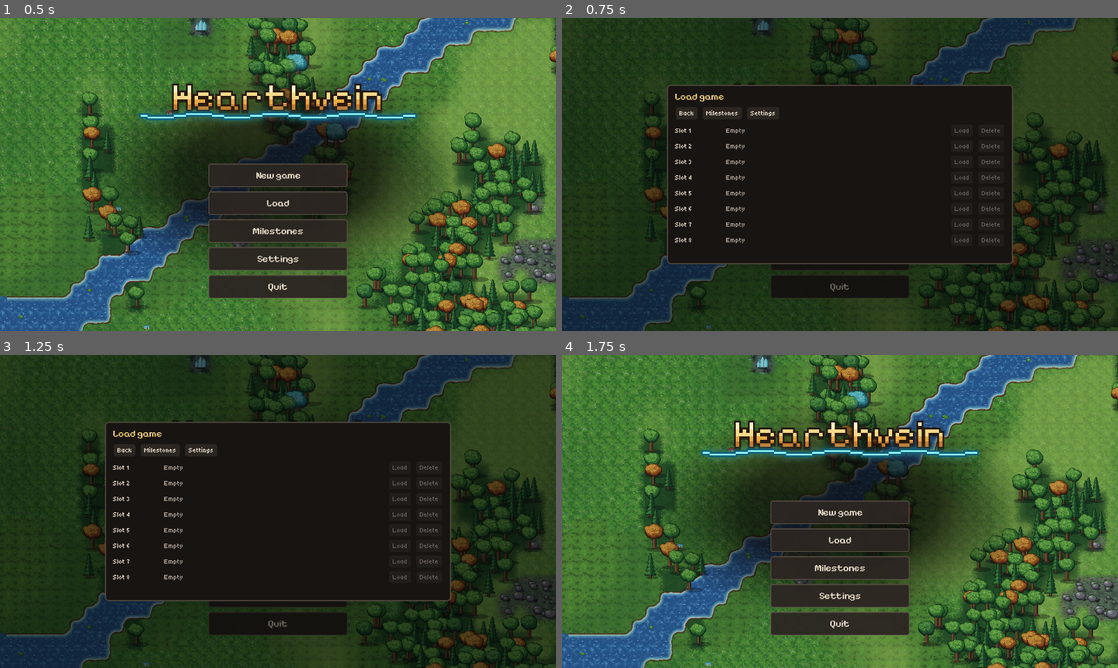
Above: before the commit, frames 1-4 (two rows, left to right).
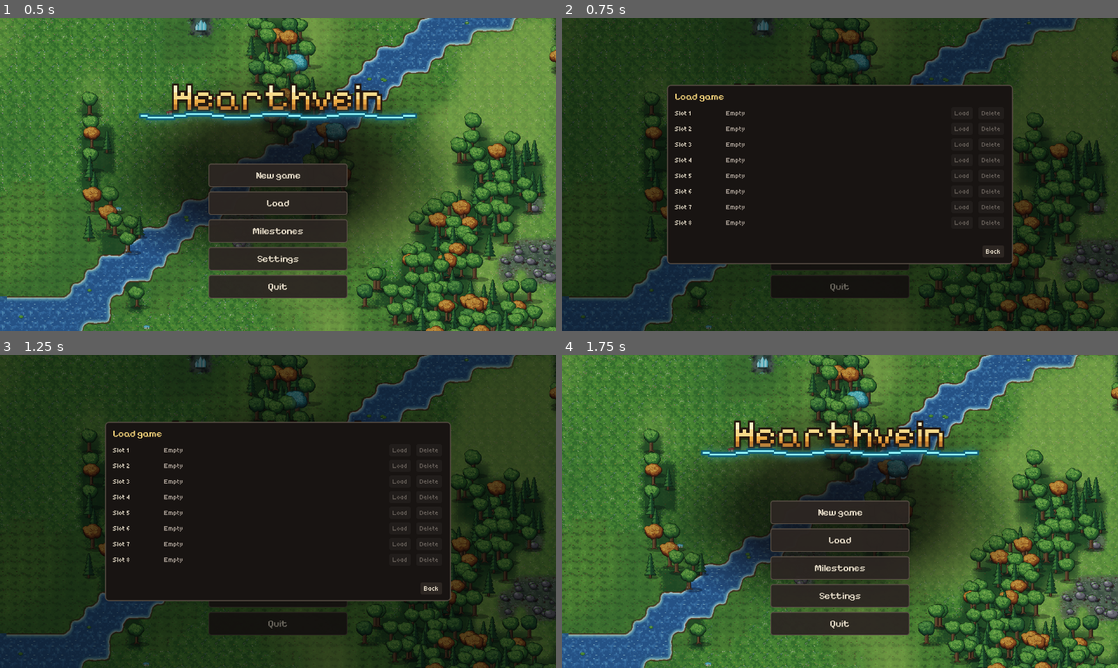
Above: after the commit, the same moments.

Repository: LastNyx/hearthvein
Game: Godot game, scene res://ui/main.tscn
Two runs of this game, one before a commit and one after it. Both use one fixed random seed, a clock stepped at 60 frames per second and the inputs below.
Inputs:
- Up to frame 1 (0.5 s): no input
- Up to frame 2 (0.75 s): click "Load" at 0.5 s
- Up to frame 3 (1.25 s): no input
- Up to frame 4 (1.75 s): click "Back" at 1.25 s

Frame 1 is identical in both runs. In frame 2, 1.1% of the frame differs, in the area x 20-79%, y 29-76%; in frame 3, 1.1%; in frame 4, nothing differs.

Commit message:
Esc becomes the pause menu: Resume, Save, Load, Settings, Help, Milestones, Main menu, Quit (80-pause-menu.md)

Diff:
--- a/test/test_end_screen.gd
+++ b/test/test_end_screen.gd
@@ -127,3 +127,14 @@
 	await wait_process_frames(2)
 	assert_false(main.end_screen.is_open())
 	assert_false(get_tree().paused)
+
+
+func test_loss_screen_quit_goes_to_the_title() -> void:
+	var main := _main()
+	await wait_process_frames(2)
+	main.settlement.events.emit("campaign_lost", {})
+	main.end_screen.press("quit")
+	await wait_process_frames(2)
+	assert_eq(main.state, main.State.TITLE)
+	assert_false(main.end_screen.is_open())
+	assert_false(get_tree().paused)
--- a/test/test_save_menu.gd
+++ b/test/test_save_menu.gd
@@ -210,3 +210,104 @@
 	assert_false(get_tree().paused)
 	assert_eq(main.settlement.clock.total_hours, other.clock.total_hours)
 	assert_same(main.hud_model.s, main.settlement)
+
+
+# ---------------------------------------------------------------- ticket 80: the pause menu
+
+func _press(menu: SaveMenu, id: String) -> void:
+	var b := menu.find_child(id, true, false) as Button
+	assert_not_null(b, id)
+	assert_true(b.is_visible_in_tree(), id + " visible")
+	b.pressed.emit()
+
+
+func _slot_buttons(menu: SaveMenu, text: String) -> Array:
+	return menu.find_children("*", "Button", true, false).filter(
+			func(b: Button) -> bool: return b.text == text and b.name.begins_with("@"))
+
+
+func test_rows_in_save_mode_skip_autosaves() -> void:
+	slots.autosave(s)
+	assert_eq(m.rows("save").size(), 8)
+	assert_eq(m.rows("load").size(), 9)
+	assert_eq(m.rows("load")[0]["kind"], "auto")
+	assert_eq(m.rows("save")[0]["kind"], "manual")
+
+
+func test_pause_menu_buttons_and_slot_lists() -> void:
+	var main := _main(dir)
+	main.settings_path = dir + ".cfg"
+	await wait_process_frames(2)
+	var menu: SaveMenu = main.menu
+	main.slots.autosave(main.settlement)
+	menu.open()
+	for id in ["Resume", "Save", "Load", "Settings", "Milestones", "MainMenu", "Quit"]:
+		assert_true((menu.find_child(id, true, false) as Button).is_visible_in_tree(), id)
+	assert_false((menu.find_child("Help", true, false) as Button).visible, "Help hidden until ticket 85 connects it")
+	# Save: manual slots only, no Load buttons
+	_press(menu, "Save")
+	assert_eq(_slot_buttons(menu, "Save").size(), 8)
+	assert_eq(_slot_buttons(menu, "Load").size(), 0)
+	_slot_buttons(menu, "Save")[2].pressed.emit()
+	assert_true(FileAccess.file_exists(dir.path_join("slot_2.dat")), "Save writes the slot")
+	# Back returns to the button column; Load: autosave + 8 slots
+	menu.hide_slots()
+	_press(menu, "Load")
+	assert_eq(_slot_buttons(menu, "Load").size(), 9)
+	assert_eq(_slot_buttons(menu, "Save").size(), 0)
+	menu.hide_slots()
+	_press(menu, "Milestones")
+	assert_true(menu.find_child("Count", true, false).is_visible_in_tree())
+	menu.hide_milestones()
+	_press(menu, "Settings")
+	assert_true(menu.settings_panel.is_visible_in_tree())
+	menu.hide_settings()
+	_press(menu, "Resume")
+	assert_false(menu.is_open())
+	assert_false(get_tree().paused)
+
+
+func test_help_button_shows_once_connected_and_emits() -> void:
+	var main := _main(dir)
+	await wait_process_frames(2)
+	var got := [0]
+	main.menu.help_requested.connect(func() -> void: got[0] += 1)
+	main.menu.open()
+	_press(main.menu, "Help")
+	assert_eq(got[0], 1)
+
+
+func test_main_menu_button_autosaves_and_returns_to_title() -> void:
+	var main := _main(dir)
+	await wait_process_frames(2)
+	main.menu.open()
+	_press(main.menu, "MainMenu")
+	await wait_process_frames(2)
+	assert_eq(main.state, main.State.TITLE)
+	assert_false(main.menu.is_open())
+	assert_false(get_tree().paused)
+	assert_eq(SaveSlots.new(dir).latest_auto(), 0, "an autosave was written")
+
+
+func test_quit_button_autosaves_then_quits() -> void:
+	var main := _main(dir)
+	await wait_process_frames(2)
+	var quit := [0]
+	main.quit_fn = func() -> void: quit[0] += 1
+	main.menu.open()
+	_press(main.menu, "Quit")
+	assert_eq(quit[0], 1)
+	assert_eq(SaveSlots.new(dir).latest_auto(), 0, "an autosave was written")
+
+
+func test_title_load_view_lists_autosaves_and_back_closes() -> void:
+	var main := _main(dir)
+	await wait_process_frames(2)
+	main.return_to_title()  # autosaves
+	await wait_process_frames(2)
+	main.menu.open_view("load")
+	assert_true(main.menu.is_open())
+	assert_false(get_tree().paused)
+	assert_eq(_slot_buttons(main.menu, "Load").size(), 9, "the autosave and 8 slots")
+	main.menu.hide_slots()
+	assert_false(main.menu.is_open())
--- a/tools/milestone_shot.gd
+++ b/tools/milestone_shot.gd
@@ -1,7 +1,7 @@
 extends SceneTree
 ## Windowed shots of the pause menu with the new rows and the Milestones panel: godot --path . -s tools/milestone_shot.gd
 ## A few milestones reached this run, the lifetime file (a /tmp path) holding others. Writes
-## .scratch/v1/hv_46c_menu.png and hv_46c_milestones.png.
+## /tmp/hv_pause.png (the pause menu, ticket 80) and .scratch/v1/hv_46c_milestones.png.
 
 const OUT := "/home/ngeng/Proyek/hearthvein/.scratch/v1/"
 const LIFE := "/tmp/hv_milestone_shot_life.json"
@@ -39,8 +39,7 @@
 	for i in 30 * 24:
 		s.step_hours(1)
 	main.menu.open()
-	await _shoot(OUT + "hv_46c_menu.png")
-	main.menu.hide_milestones()
+	await _shoot("/tmp/hv_pause.png")  # ticket 80: the pause menu button column
 	main.menu.show_milestones()
 	await _shoot(OUT + "hv_46c_milestones.png")
 	main.menu.close()
--- a/ui/end_screen.gd
+++ b/ui/end_screen.gd
@@ -3,6 +3,9 @@
 ## Modal win / no-win / loss screen (ticket 45d). Opens on the campaign_* events (ui/main.gd wires them), pauses the
 ## scene tree like the save menu, and is built in code with the same fonts and panel look. Continue closes and
 ## unpauses; the loss screen stays up and keeps the game paused (also while the save menu is opened over it).
+
+## The loss screen's Quit: ui/main.gd returns to the title (ticket 80).
+signal title_requested
 
 var menu: SaveMenu
 var slots: SaveSlots
@@ -104,7 +107,7 @@
 			if menu != null:
 				menu.open()
 		"quit":
-			get_tree().quit()
+			title_requested.emit()
 
 
 ## The loss screen keeps the game paused even after the save menu opened over it was closed.
--- a/ui/main.gd
+++ b/ui/main.gd
@@ -23,6 +23,8 @@
 ## User settings (ticket 76); tests set a temp path before add_child. Loaded and applied in _ready, before the world.
 var settings_path: String = "user://settings.cfg"
 var settings: GameSettings
+## What quit_game() ends the program with; tests swap it so the test run survives.
+var quit_fn: Callable = func() -> void: get_tree().quit()
 var settlement: Settlement
 var hud_model: HudModel
 var registry: DataRegistry
@@ -68,6 +70,9 @@
 	add_child(end_screen)
 	end_screen.setup(menu, slots, func() -> Settlement: return settlement)
 	menu.load_requested.connect(func(_s: Settlement) -> void: end_screen.close())
+	menu.main_menu_requested.connect(return_to_title)
+	menu.quit_requested.connect(quit_game)
+	end_screen.title_requested.connect(return_to_title)
 	_build_title()
 
 
@@ -118,8 +123,17 @@
 	if state != State.GAME:
 		return
 	slots.autosave(settlement)
+	menu.close()
+	end_screen.close()
 	_free_world()
 	_build_title()
+
+
+## The pause menu's Quit: autosaves a running game, then ends the program (quit_fn is replaced in tests).
+func quit_game() -> void:
+	if state == State.GAME:
+		slots.autosave(settlement)
+	quit_fn.call()
 
 
 func _free_world() -> void:
--- a/ui/save_menu.gd
+++ b/ui/save_menu.gd
@@ -1,18 +1,26 @@
 class_name SaveMenu
 extends CanvasLayer
-## The Esc pause menu (ticket 19d): Resume, Continue (latest autosave), then the autosaves and 8 manual slots with
-## Save / Load / Delete. Styled like the HUD (same pixel fonts and panel look). Opening pauses the scene tree (this
+## The Esc pause menu (tickets 19d, 80): a column of Resume, Save, Load, Settings, Help, Milestones, Main menu, Quit.
+## Save opens the 8 manual slots, Load the autosaves and slots. Styled like the HUD (same pixel fonts and panel look). Opening pauses the scene tree (this
 ## layer keeps running); the logic lives in SaveMenuModel. Loading emits `load_requested` and ui/main.gd swaps.
 
 signal load_requested(settlement: Settlement)
+## Pause menu buttons that leave the menu; ui/main.gd decides what they do. Help stays hidden until something
+## is connected to help_requested (ticket 85's HelpScreen).
+signal help_requested
+signal main_menu_requested
+signal quit_requested
 
 var model: SaveMenuModel
+## "save" or "load": which slot list show_slots() / refresh() draw.
+var slots_mode: String = "load"
+var _slots_view: VBoxContainer
+var _help: Button
 var _font: FontFile
 var _body_font: FontFile
 var _dim: ColorRect
 var _list: VBoxContainer
 var _status: Label
-var _continue: Button
 var _main_view: VBoxContainer
 var _ms_view: VBoxContainer
 var _ms_body: HBoxContainer
@@ -24,7 +32,6 @@
 var title_mode: bool = false
 var _view: String = ""
 var _heading: Label
-var _resume: Button
 
 
 func setup(m: SaveMenuModel, settings: GameSettings = null) -> void:
@@ -59,31 +66,51 @@
 	_settings_view = VBoxContainer.new()
 	_settings_view.visible = false
 	col.add_child(_settings_view)
-	_heading = _text(_main_view, "Paused", 22, Hud.GOLD)
-	var top := HBoxContainer.new()
+	_text(_main_view, "Paused", 22, Hud.GOLD)
+	var top := VBoxContainer.new()
 	top.add_theme_constant_override("separation", 8)
+	top.custom_minimum_size = Vector2(300, 0)
+	top.size_flags_horizontal = Control.SIZE_SHRINK_CENTER
 	_main_view.add_child(top)
-	_resume = _button(top, "Resume", 16)
-	_resume.pressed.connect(close)
-	_continue = _button(top, "Continue (latest autosave)", 16)
-	_continue.pressed.connect(func() -> void: _emit_load(model.continue_latest()))
-	_button(top, "Milestones", 16).pressed.connect(show_milestones)
+	_menu_button(top, "Resume").pressed.connect(close)
+	_menu_button(top, "Save").pressed.connect(show_slots.bind("save"))
+	_menu_button(top, "Load").pressed.connect(show_slots.bind("load"))
 	if settings != null:
-		_button(top, "Settings", 16).pressed.connect(show_settings)
+		_menu_button(top, "Settings").pressed.connect(show_settings)
 		settings_panel = SettingsPanel.new()
 		settings_panel.name = "SettingsPanel"
 		_settings_view.add_child(settings_panel)
 		settings_panel.setup(settings)
 		settings_panel.back_requested.connect(hide_settings)
+	_help = _menu_button(top, "Help")
+	_help.pressed.connect(func() -> void: help_requested.emit())
+	_menu_button(top, "Milestones").pressed.connect(show_milestones)
+	_menu_button(top, "MainMenu", "Main menu").pressed.connect(func() -> void: main_menu_requested.emit())
+	_menu_button(top, "Quit").pressed.connect(func() -> void: quit_requested.emit())
+	_slots_view = VBoxContainer.new()
+	_slots_view.add_theme_constant_override("separation", 8)
+	_slots_view.visible = false
+	col.add_child(_slots_view)
+	_heading = _text(_slots_view, "Load game", 22, Hud.GOLD)
 	_list = VBoxContainer.new()
 	_list.add_theme_constant_override("separation", 4)
-	_main_view.add_child(_list)
-	_status = _text(_main_view, "", 16, Hud.DIM)
+	_slots_view.add_child(_list)
+	_status = _text(_slots_view, "", 16, Hud.DIM)
+	var bar := HBoxContainer.new()
+	bar.alignment = BoxContainer.ALIGNMENT_END
+	_slots_view.add_child(bar)
+	_button(bar, "Back", 16).pressed.connect(hide_slots)
 	_build_milestone_view()
 	_dim.visible = false
 	visible = false
 
 
+func _menu_button(parent: Node, id: String, text: String = "") -> Button:
+	var b := _button(parent, text if text != "" else id, 18)
+	b.name = id
+	return b
+
+
 func is_open() -> bool:
 	return visible
 
@@ -93,6 +120,7 @@
 		return
 	visible = true
 	_dim.visible = true
+	_help.visible = help_requested.get_connections().size() > 0  # hidden until the HelpScreen is wired (ticket 85)
 	if not title_mode:
 		get_tree().paused = true
 	refresh()
@@ -102,11 +130,11 @@
 func open_view(view: String) -> void:
 	title_mode = true
 	_view = view
-	_heading.text = "Load game"
-	_resume.text = "Back"
-	_continue.visible = false
 	open()
-	if view == "milestones":
+	_main_view.visible = false
+	if view == "load":
+		show_slots("load")
+	elif view == "milestones":
 		show_milestones()
 	elif view == "settings":
 		show_settings()
@@ -118,11 +146,9 @@
 	model.pending = {}
 	title_mode = false
 	_view = ""
-	_heading.text = "Paused"
-	_resume.text = "Resume"
-	_continue.visible = true
 	_ms_view.visible = false
 	_settings_view.visible = false
+	_slots_view.visible = false
 	_main_view.visible = true
 	visible = false
 	_dim.visible = false
@@ -130,11 +156,31 @@
 		get_tree().paused = false
 
 
+## The slot list: mode "save" (manual slots, Save buttons) or "load" (autosaves and slots, Load buttons).
+func show_slots(mode: String) -> void:
+	slots_mode = mode
+	_heading.text = "Save game" if mode == "save" else "Load game"
+	model.pending = {}
+	model.status = ""
+	_main_view.visible = false
+	_slots_view.visible = true
+	refresh()
+
+
+func hide_slots() -> void:
+	if title_mode and _view == "load":
+		close()
+		return
+	model.pending = {}
+	_slots_view.visible = false
+	_main_view.visible = true
+
+
 func refresh() -> void:
 	for c in _list.get_children():
 		_list.remove_child(c)
 		c.queue_free()
-	for r in model.rows():
+	for r in model.rows(slots_mode):
 		var row := HBoxContainer.new()
 		row.add_theme_constant_override("separation", 8)
 		_list.add_child(row)
@@ -148,17 +194,17 @@
 			_button(row, "Yes", 16).pressed.connect(func() -> void: model.confirm(); refresh())
 			_button(row, "No", 16).pressed.connect(func() -> void: model.cancel(); refresh())
 			continue
-		if r["can_save"] and not title_mode:
+		var kind: String = r["kind"]
+		if slots_mode == "save":
 			_button(row, "Save", 16).pressed.connect(func() -> void: model.request_save(slot); refresh())
-		var load_b := _button(row, "Load", 16)
-		load_b.disabled = not r["can_load"]
-		var kind: String = r["kind"]
-		load_b.pressed.connect(func() -> void: _emit_load(model.load_row(kind, slot)))
+		else:
+			var load_b := _button(row, "Load", 16)
+			load_b.disabled = not r["can_load"]
+			load_b.pressed.connect(func() -> void: _emit_load(model.load_row(kind, slot)))
 		if r["kind"] == "manual":
 			var del := _button(row, "Delete", 16)
 			del.disabled = not r["can_delete"]
 			del.pressed.connect(func() -> void: model.request_delete(slot); refresh())
-	_continue.disabled = not model.has_continue()
 	_status.text = model.status
 
 
--- a/ui/save_menu_model.gd
+++ b/ui/save_menu_model.gd
@@ -19,8 +19,9 @@
 
 
 ## Existing autosaves (newest first), then the 8 manual slots, empty ones included:
-## {kind, slot, title, empty, detail, can_save, can_load, can_delete}.
-func rows() -> Array[Dictionary]:
+## {kind, slot, title, empty, detail, can_save, can_load, can_delete}. mode "save" lists the manual slots only
+## (autosaves are not written by hand); "load" and the default list both.
+func rows(mode: String = "all") -> Array[Dictionary]:
 	var listed := slots.list()
 	var autos: Array[Dictionary] = []
 	var manual := {}
@@ -31,7 +32,7 @@
 			manual[e["slot"]] = e
 	autos.sort_custom(func(a: Dictionary, b: Dictionary) -> bool: return a["saved_at"] > b["saved_at"])
 	var out: Array[Dictionary] = []
-	for n in autos.size():
+	for n in (0 if mode == "save" else autos.size()):
 		var e: Dictionary = autos[n]
 		out.append({"kind": "auto", "slot": e["slot"], "title": "Autosave %d" % (n + 1), "empty": false,
 				"detail": detail_text(e), "can_save": false, "can_load": true, "can_delete": false, "confirm": ""})
